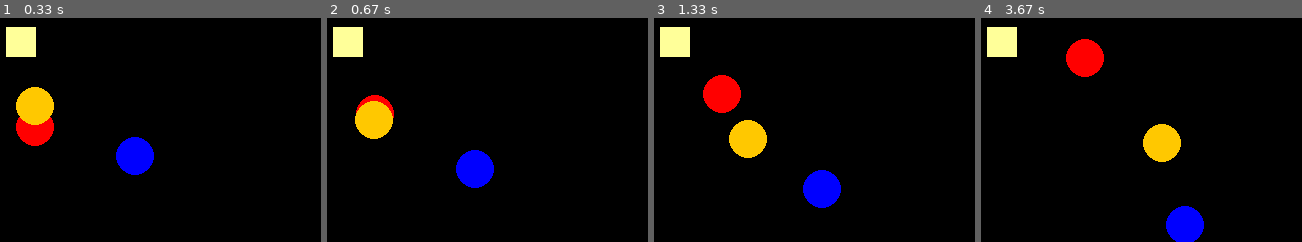
Above: before the commit, frames 1-4 (left to right).
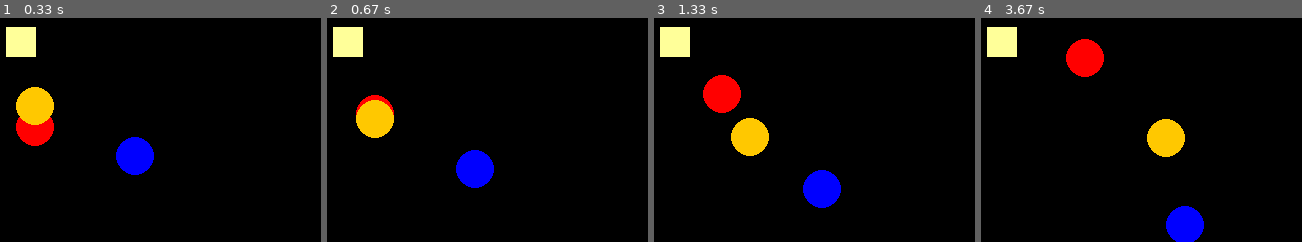
Above: after the commit, the same moments.

Repository: chauncy-crib/tagprobot-ml
Game: pygame game, started from python/main.py
The game is run twice, just before and just after one commit, with the same random seed, the same clock (stepped at 60 frames per second) and the same inputs.
Inputs:
- Up to frame 1 (0.33 s): no input
- Up to frame 2 (0.67 s): tap Space at 0.33 s
- Up to frame 3 (1.33 s): hold Right 0.67-1.13 s; hold Up from 1.17 s (still down)
- Up to frame 4 (3.67 s): release Up at 1.47 s; hold Right 1.5-1.97 s; hold Left 2-2.53 s; hold Down 2.57-2.87 s; hold Left 2.9-3.3 s; hold Up from 3.33 s (still down)

Frame 1 is identical in both runs. In frame 2, 0.1% of the frame differs, in the area x 8-21%, y 36-55%; in frame 3, 0.3%; in frame 4, 0.7%, in the area x 50-64%, y 45-65%.

Commit message:
What a stunning logic error

Diff:
--- a/python/main.py
+++ b/python/main.py
@@ -43,11 +43,11 @@
             current_score = score.naive_ego_to_flag(world_state)
             possible_keys = Keys.random_keys()
             future_ball = ego_ball.simulate_input(possible_keys)
-            future_ball.update(delta_t_ms)  # todo this seems wrong
+            future_ball.update(delta_t_ms)
             possible_world = copy.deepcopy(world_state)
             possible_world.balls[ego_ball.id] = future_ball
             possible_score = score.naive_ego_to_flag(possible_world)
-            if possible_score > current_score:
+            if possible_score < current_score:
                 current_input = Input({ego_ball.id: possible_keys})
         else:
             current_input = Input({ego_ball.id: Keys.from_pygame_pressed(pygame_pressed)})
